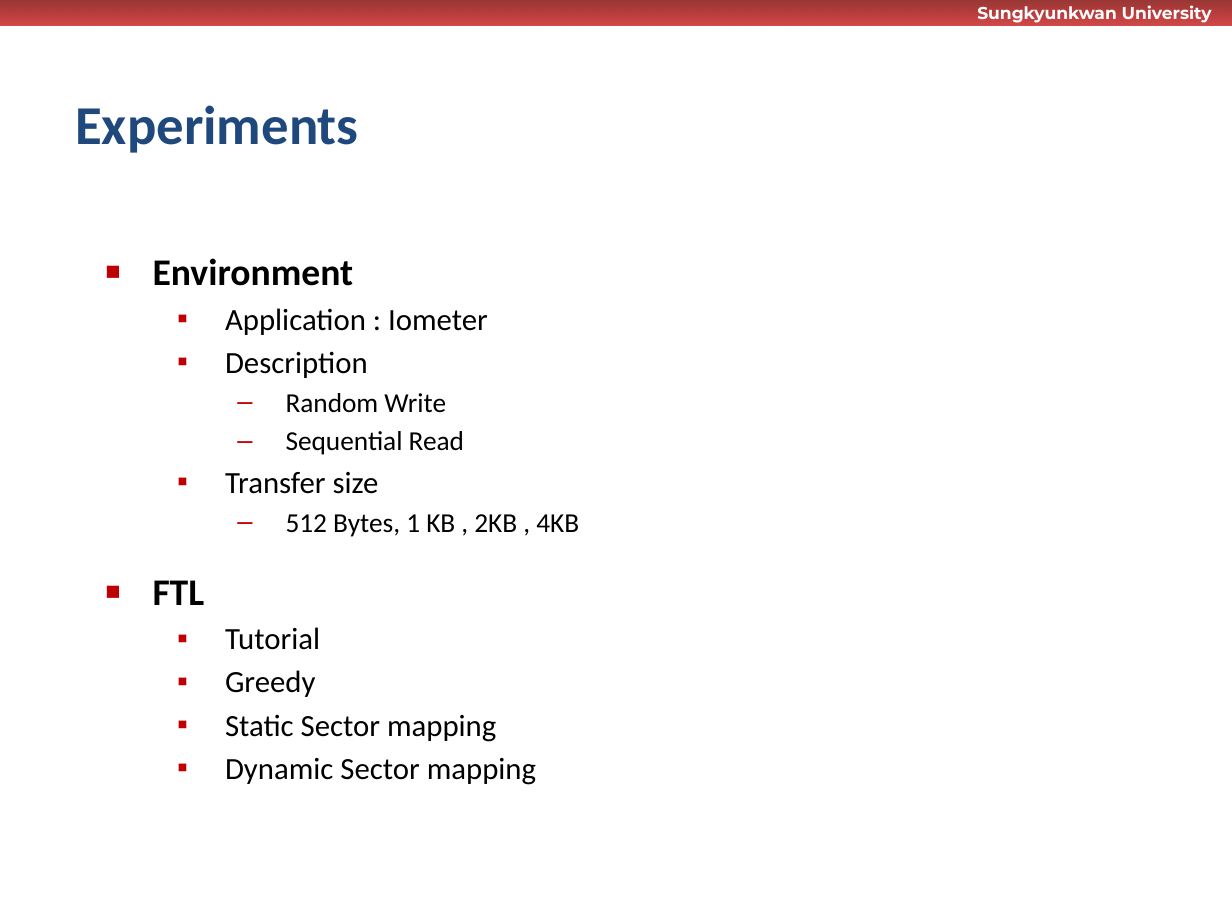
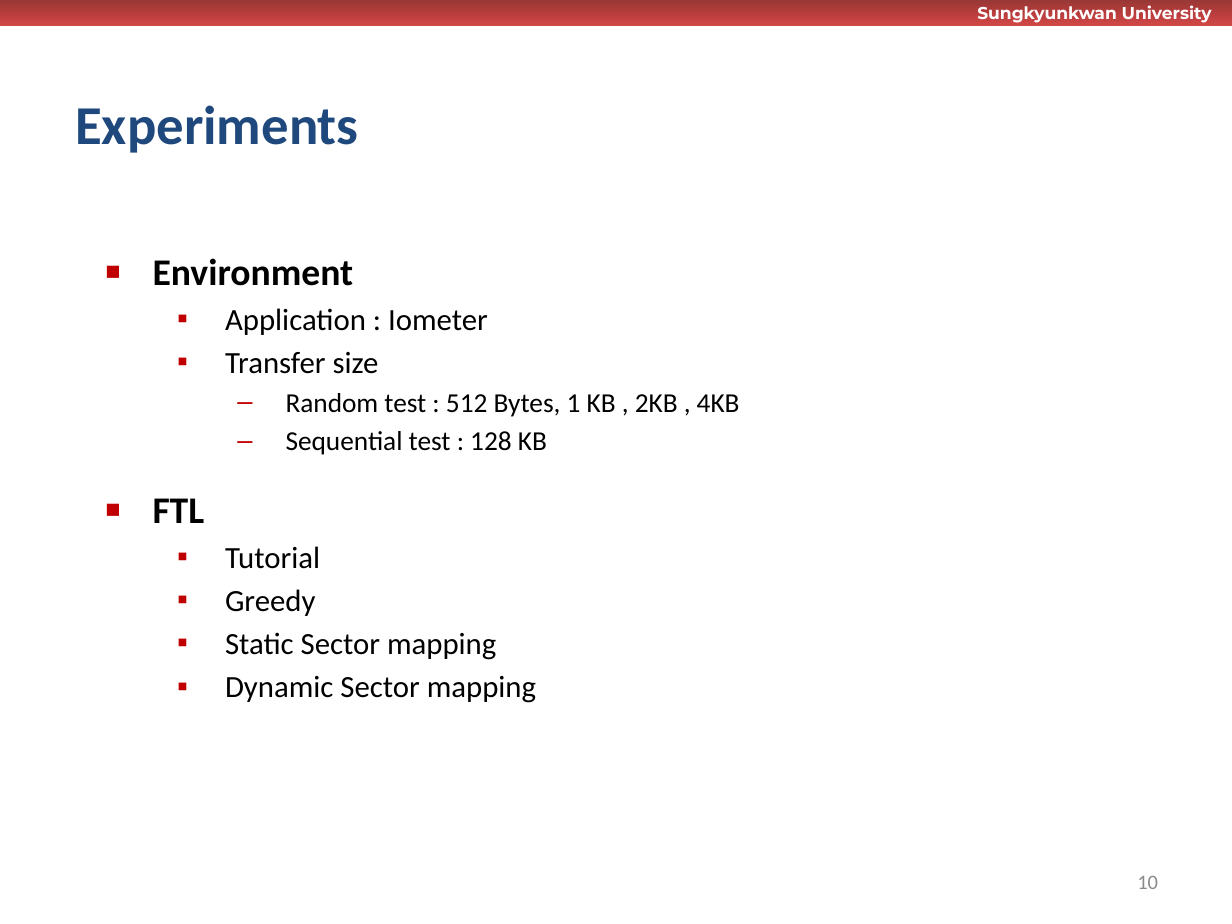
Before and after one commit to wurikiji/tutorial2-dev, a slide deck: slide 10 of docs/1차_완료_및_테스트.pptx (slide 7 before the commit). Drawn at 1232x924 pixels with LibreOffice and Linux fonts; fonts in the diff are those of the drawing; background and template pictures are left out. Boxes give left, top, right and bottom in pixels: in the first picture for what was removed or moved away, otherwise in the second. Text is boxed around its words. In the diff, an @@ line names an element or a change of style, - is before the commit and + after.

```diff
--- a/docs/1차_완료_및_테스트.pptx
+++ b/docs/1차_완료_및_테스트.pptx
@@ text at [225, 351, 464, 455]: paragraphs removed @@
-  ▪ Description
-    – Random Write
-    – Sequential Read
@@ text at [286, 393, 740, 455]: text changed @@
-    – 512 Bytes, 1 KB , 2KB , 4KB
+    – Random test : 512 Bytes, 1 KB , 2KB , 4KB
+    – Sequential test : 128 KB
@@ page number added at [1137, 876, 1158, 889], 12 pt, text #8C8C8C @@
+10
```
Also in this commit, not shown: 10 other slides changed, 6 slides added, 1 slide removed.
